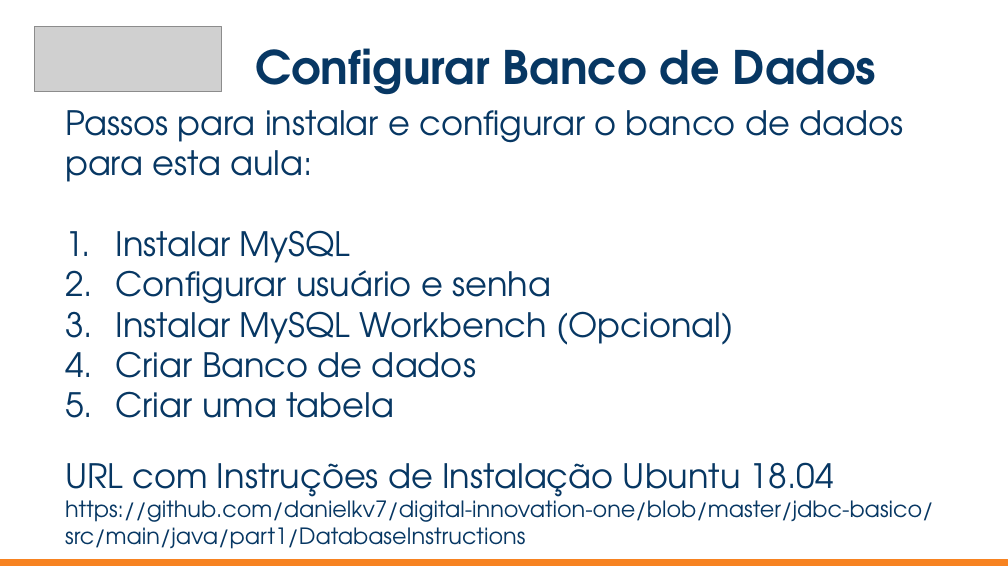
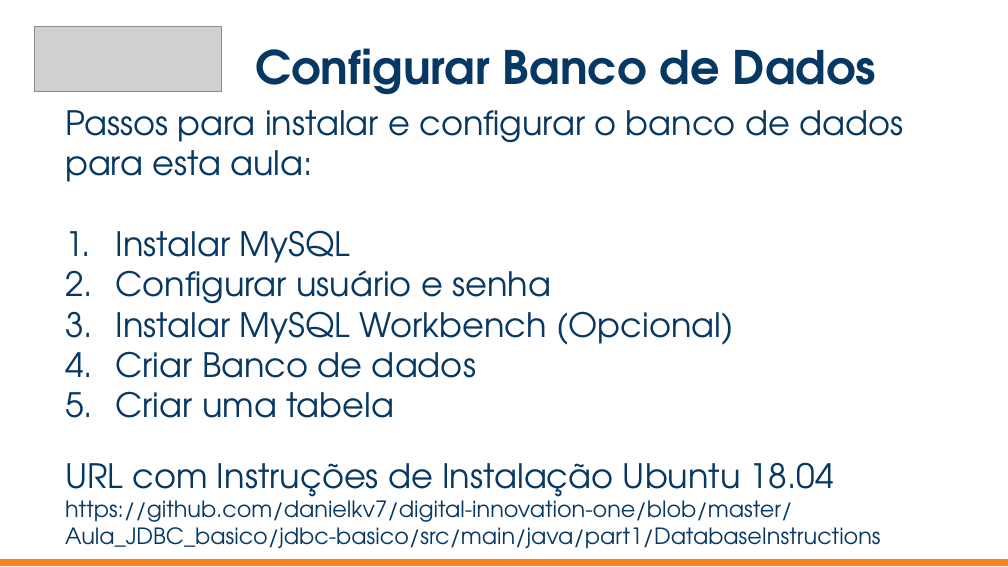
Before and after one commit to danielkv7/digital-innovation-one, a slide deck: slide 7 of Aula_JDBC_basico/Template padrão de apresentação.odp. Drawn at 1008x567 pixels with LibreOffice and Linux fonts; fonts in the diff are those of the drawing; grey boxes stand for pictures. Boxes give left, top, right and bottom in pixels: in the first picture for what was removed or moved away, otherwise in the second. Text is boxed around its words. In the diff, an @@ line names an element or a change of style, - is before the commit and + after.

Commit message:
Correcao do endereco do arquivo de configuracao do banco de dados

```diff
--- a/Aula_JDBC_basico/Template padrão de apresentação.odp
+++ b/Aula_JDBC_basico/Template padrão de apresentação.odp
@@ text at (x1=65, y1=493, x2=881, y2=549): text changed @@
-https://github.com/danielkv7/digital-innovation-one/blob/master/jdbc-basico/src/main/java/part1/DatabaseInstructions
+https://github.com/danielkv7/digital-innovation-one/blob/master/Aula_JDBC_basico/jdbc-basico/src/main/java/part1/DatabaseInstructions
```
